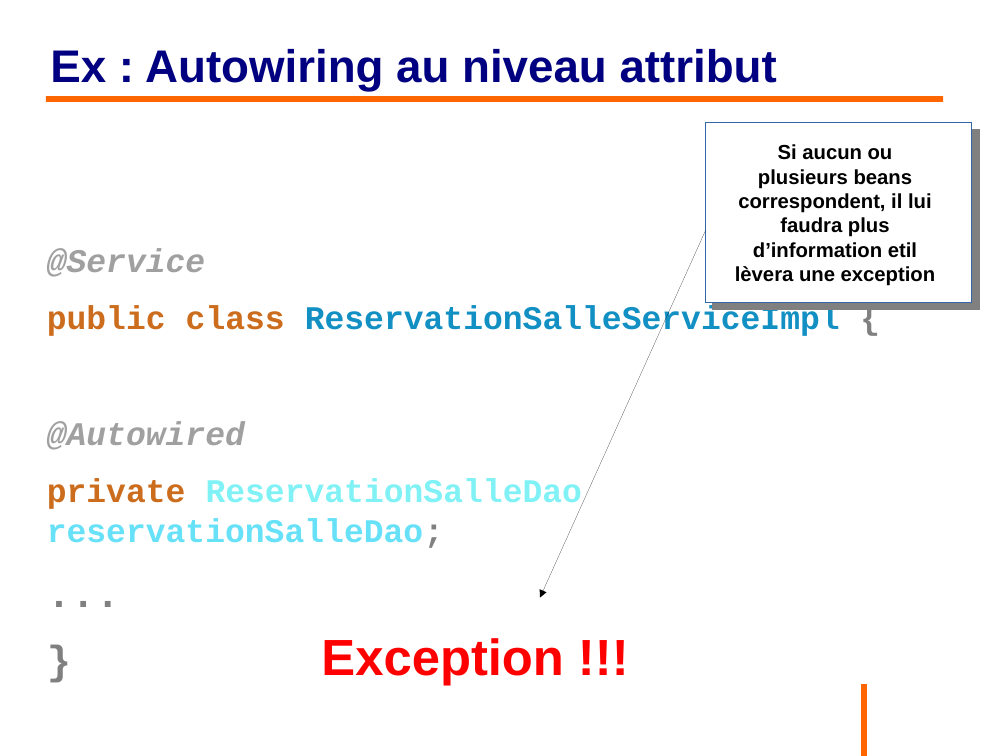
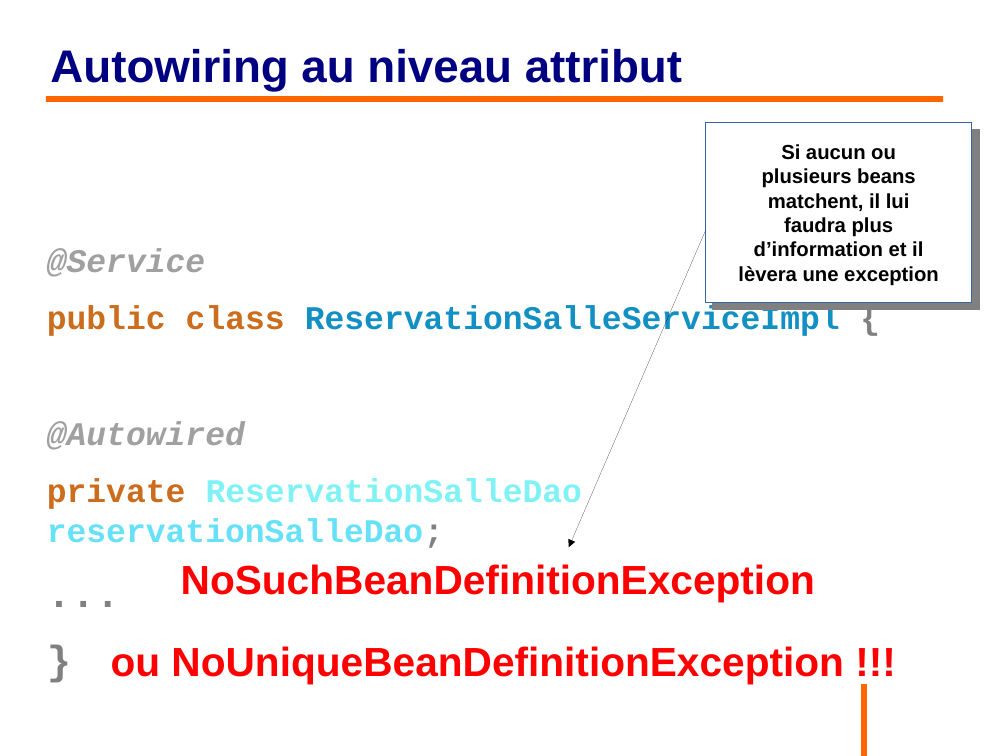
Before and after one commit to philphils/formation-spring, a slide deck: slide 82 of Documentation/diapo_formation_spring.odp. Drawn at 1008x756 pixels with LibreOffice and Linux fonts; fonts in the diff are those of the drawing; background and template pictures are left out. Boxes give left, top, right and bottom in pixels: in the first picture for what was removed or moved away, otherwise in the second. Text is boxed around its words. In the diff, an @@ line names an element or a change of style, - is before the commit and + after.

```diff
--- a/Documentation/diapo_formation_spring.odp
+++ b/Documentation/diapo_formation_spring.odp
@@ title at (x1=50, y1=49, x2=682, y2=92): text changed @@
-Ex : Autowiring au niveau attribut
+Autowiring au niveau attribut
@@ text at (x1=738, y1=144, x2=939, y2=286): text changed @@
-Si aucun ou plusieurs beans correspondent, il lui faudra plus d’information etil lèvera une exception
+Si aucun ou plusieurs beans matchent, il lui faudra plus d’information et il lèvera une exception
@@ arrow moved from (706, 231) - (541, 598) to (706, 231) - (569, 547) @@
@@ text added at (x1=111, y1=564, x2=844, y2=684), 32 pt, text #FF0000, bold @@
+NoSuchBeanDefinitionException
+ou NoUniqueBeanDefinitionException !!!
@@ text removed at (x1=321, y1=638, x2=563, y2=686) @@
-Exception !!!
```
Also in this commit, not shown: 14 other slides changed, 18 slides added.
